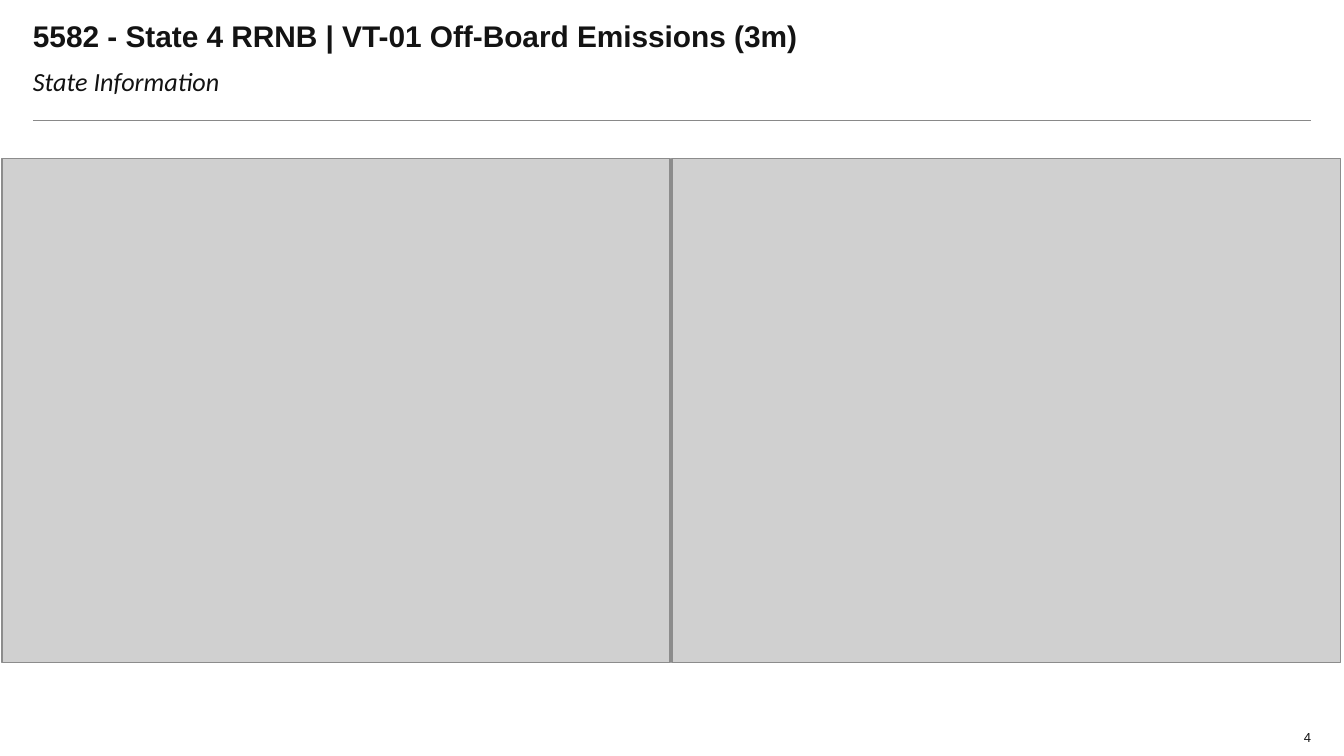
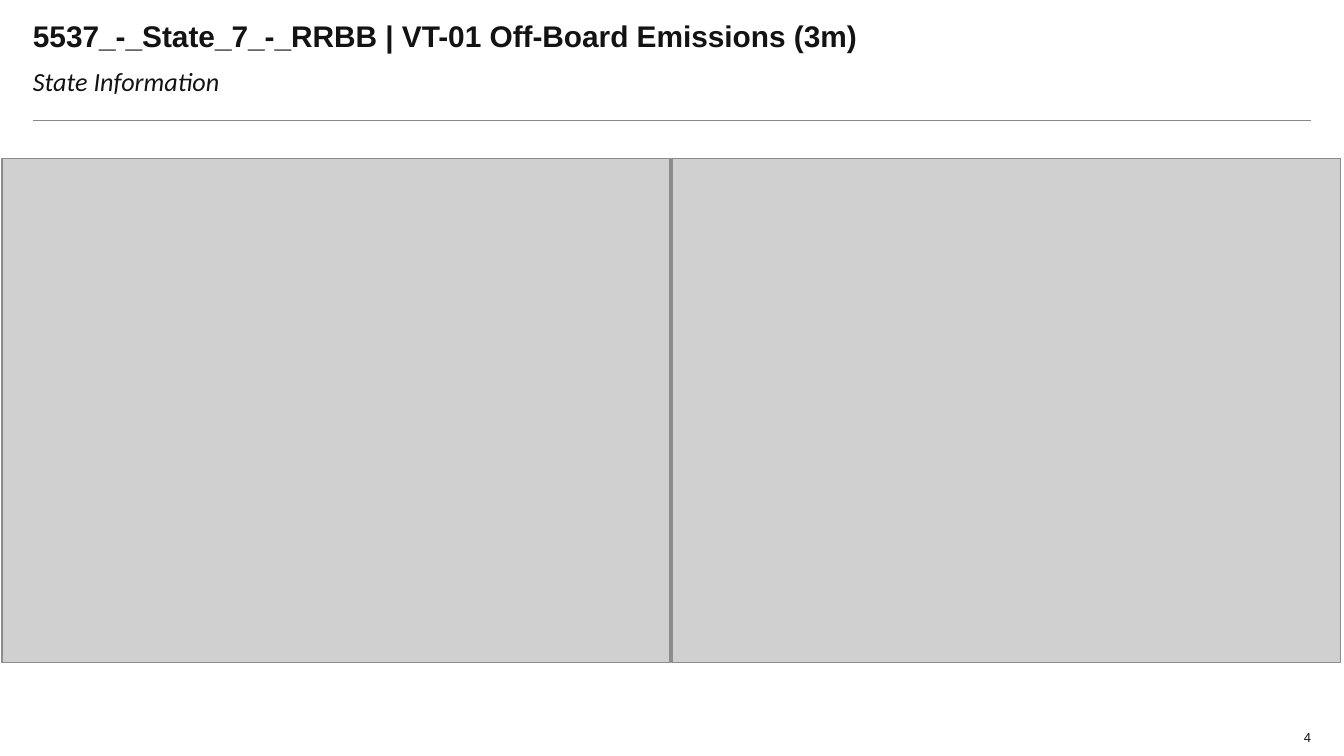
Before and after one commit to Laurapaws/graphGrabber, a slide deck: slide 4 of newDeck.pptx. Drawn at 1344x756 pixels with LibreOffice and Linux fonts; fonts in the diff are those of the drawing; grey boxes stand for pictures; background and template pictures are left out. Boxes give left, top, right and bottom in pixels: in the first picture for what was removed or moved away, otherwise in the second. Text is boxed around its words. In the diff, an @@ line names an element or a change of style, - is before the commit and + after.

```diff
--- a/newDeck.pptx
+++ b/newDeck.pptx
@@ title at <box>33,25,857,52</box>: text changed @@
-5582 - State 4 RRNB | VT-01 Off-Board Emissions (3m)
+5537_-_State_7_-_RRBB | VT-01 Off-Board Emissions (3m)
```
Also in this commit, not shown: 8 other slides changed, 5 other files.
